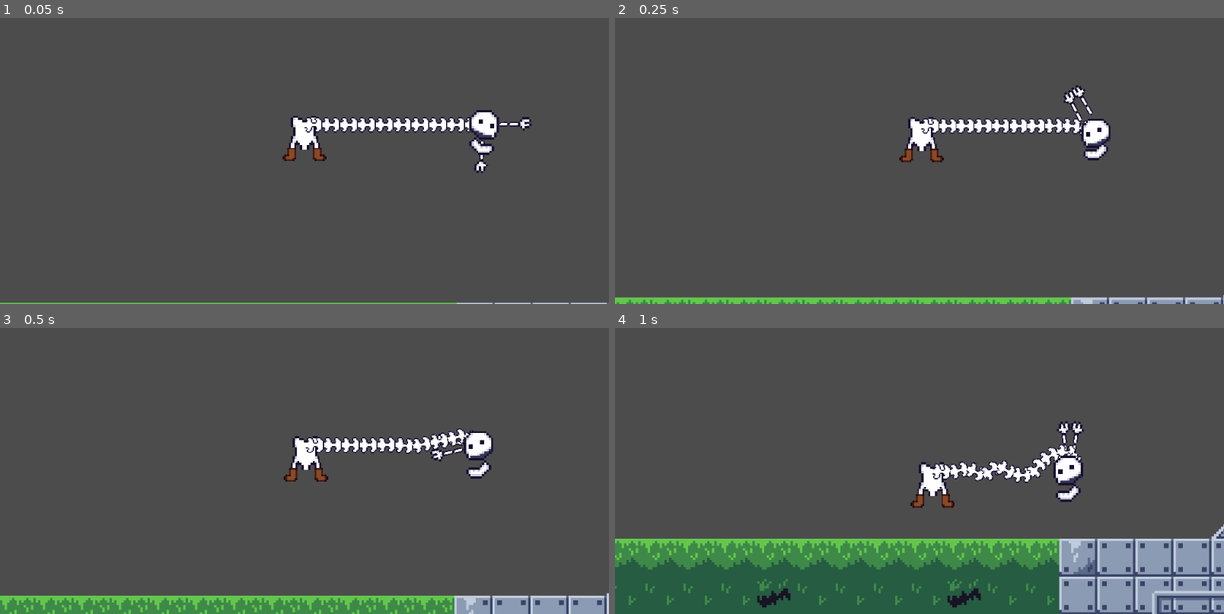
Above: before the commit, frames 1-4 (two rows, left to right).
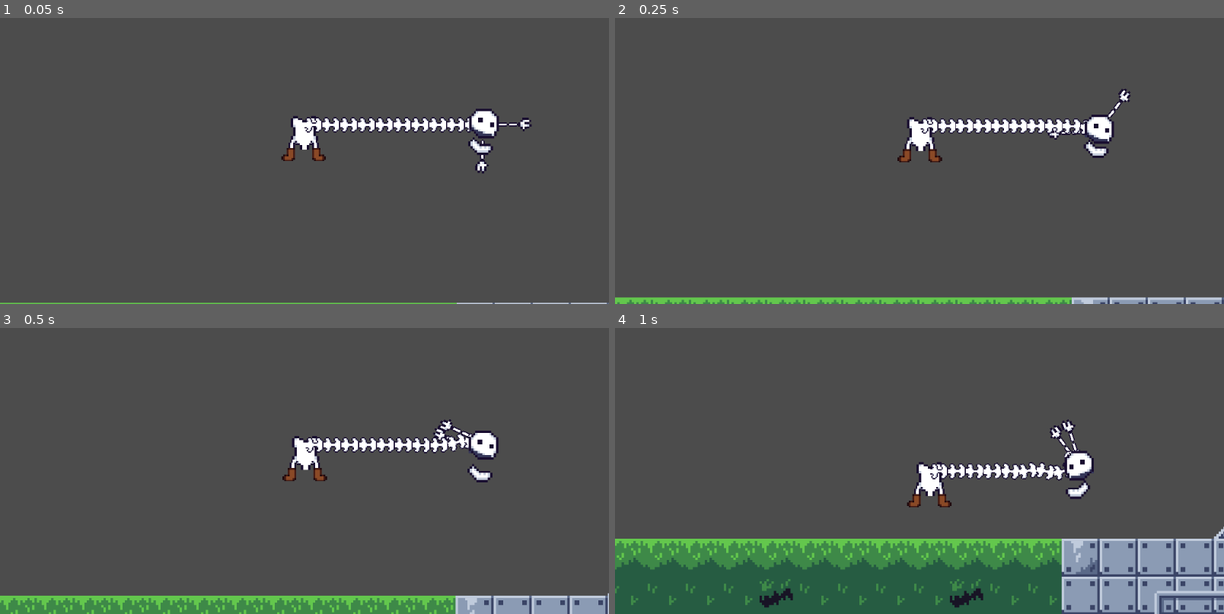
Above: after the commit, the same moments.

Repository: sfu-gdc/gmtk-2021-game
Game: Godot game, scene res://src/main.tscn
Same seed, same stepped clock (60 frames per second), same inputs: the game is played once before the commit and once after it.
Inputs (mouse positions are in pixels of both pictures, inside the frame that each line leads up to):
- Up to frame 1 (0.05 s): no input
- Up to frame 2 (0.25 s): no input
- Up to frame 3 (0.5 s): no input
- Up to frame 4 (1 s): tap Enter at 0.5 s; move the mouse to (1053, 419) at 0.52 s; hold D (move_right) from 0.53 s (still down); click (1053, 419) at 0.6 s; tap W (jump) at 0.77 s

The runs differ from the first frame. In frame 1, 0.5% of the frame differs, in the area x 46-88%, y 31-55%; in frame 2, 1.7%; in frame 3, 2.6%; in frame 4, 7.5%, in the area x 0-100%, y 31-100%.

Commit message:
Turned on pixel snap and fixed arm collision

Diff:
--- a/Player/Hand.gd
+++ b/Player/Hand.gd
@@ -3,7 +3,7 @@
 
 
 # Constants
-const TORQUE_STR := 5_000_000.0
+const TORQUE_STR := 2_000_000.0
 
 
 var grabbable_objects := []
--- a/project.godot
+++ b/project.godot
@@ -51,6 +51,7 @@
 [rendering]
 
 quality/driver/driver_name="GLES2"
+quality/2d/use_pixel_snap=true
 vram_compression/import_etc=true
 vram_compression/import_etc2=false
 environment/default_environment="res://default_env.tres"
